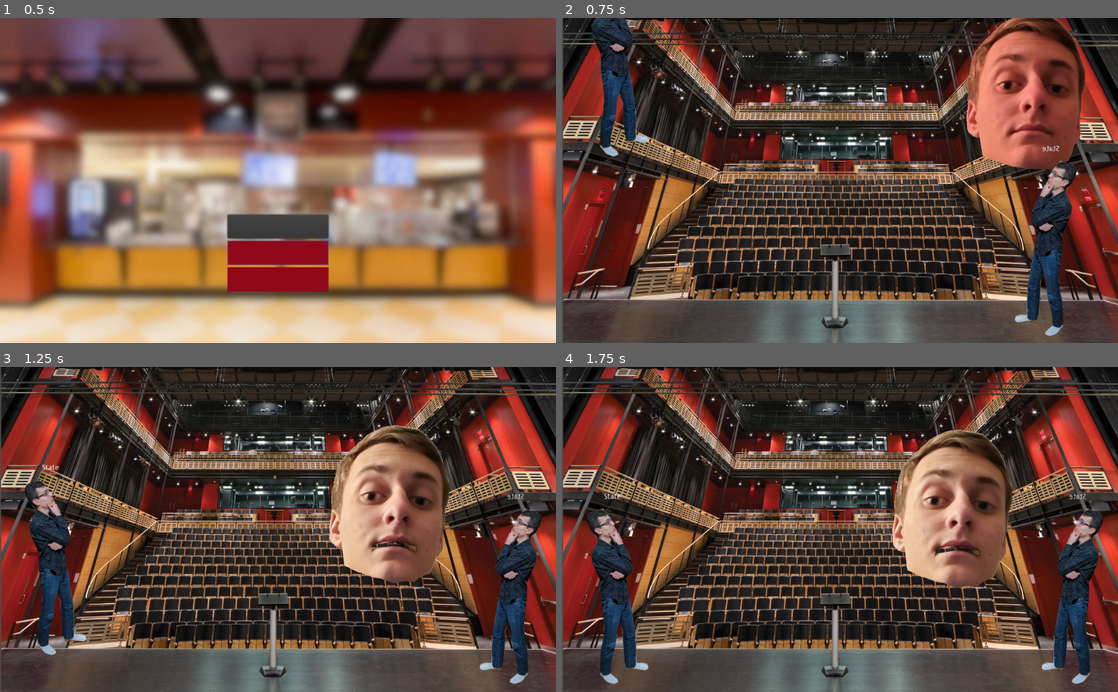
Above: before the commit, frames 1-4 (two rows, left to right).
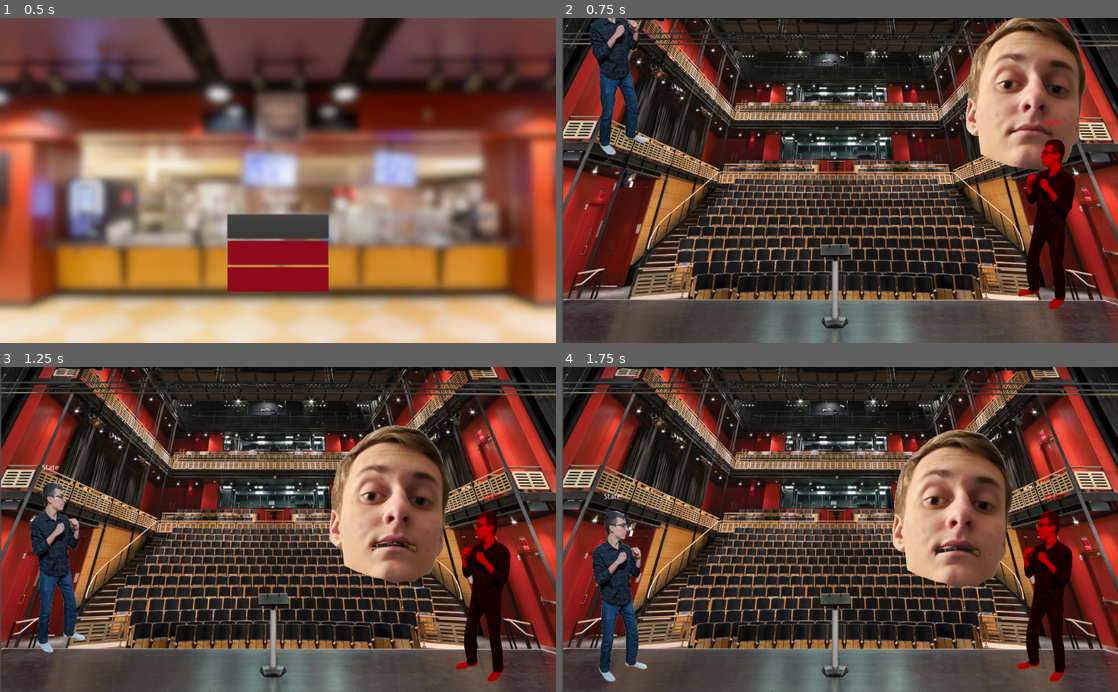
Above: after the commit, the same moments.

Repository: Apexal/wrathskeller
Game: Godot game, scene res://src/scenes/menu/Menu.tscn
The game is run twice, just before and just after one commit, with the same random seed, the same clock (stepped at 60 frames per second) and the same inputs.
Inputs (mouse positions are in pixels of both pictures, inside the frame that each line leads up to):
- Up to frame 1 (0.5 s): no input
- Up to frame 2 (0.75 s): click "Training" at 0.5 s
- Up to frame 3 (1.25 s): no input
- Up to frame 4 (1.75 s): move the mouse to (962, 513) at 1.27 s

Frame 1 is identical in both runs. In frame 2, 9.3% of the frame differs, in the area x 4-95%, y 0-98%; in frame 3, 6.4%; in frame 4, 6.4%.

Commit message:
Fix movement system quirks

Diff:
--- a/src/actors/npcs/head/Head.tscn
+++ b/src/actors/npcs/head/Head.tscn
@@ -4,9 +4,8 @@
 [ext_resource path="res://src/actors/npcs/head/sprites/close-mouth.png" type="Texture" id=2]
 [ext_resource path="res://src/actors/npcs/head/Head.gd" type="Script" id=3]
 
-[sub_resource type="CapsuleShape2D" id=10]
-radius = 108.0
-height = 68.0
+[sub_resource type="RectangleShape2D" id=14]
+extents = Vector2( 99.5, 111.5 )
 
 [sub_resource type="SpriteFrames" id=9]
 animations = [ {
@@ -79,8 +78,8 @@
 script = ExtResource( 3 )
 
 [node name="CollisionShape2D" type="CollisionShape2D" parent="."]
-position = Vector2( 0, 7.62939e-06 )
-shape = SubResource( 10 )
+position = Vector2( 5.5, 5.5 )
+shape = SubResource( 14 )
 
 [node name="AnimatedSprite" type="AnimatedSprite" parent="."]
 position = Vector2( -3, 6 )
--- a/src/actors/players/frank/Frank.tscn
+++ b/src/actors/players/frank/Frank.tscn
@@ -1,128 +1,119 @@
-[gd_scene load_steps=43 format=2]
+[gd_scene load_steps=13 format=2]
 
 [ext_resource path="res://src/actors/players/frank/sprites/frank2.png" type="Texture" id=1]
 [ext_resource path="res://src/actors/players/player.gd" type="Script" id=2]
 [ext_resource path="res://src/actors/attack.gd" type="Script" id=3]
+[ext_resource path="res://src/actors/players/frank/animation_state_machine.tres" type="AnimationNodeStateMachine" id=4]
 
-[sub_resource type="AnimationNodeAnimation" id=29]
-animation = "block"
+[sub_resource type="Animation" id=67]
+length = 0.2
+tracks/0/type = "value"
+tracks/0/path = NodePath("Sprite:frame")
+tracks/0/interp = 1
+tracks/0/loop_wrap = true
+tracks/0/imported = false
+tracks/0/enabled = true
+tracks/0/keys = {
+"times": PoolRealArray( 0, 0.1 ),
+"transitions": PoolRealArray( 1, 1 ),
+"update": 0,
+"values": [ 7, 8 ]
+}
+tracks/1/type = "value"
+tracks/1/path = NodePath("HurtArea/Bottom:shape:extents")
+tracks/1/interp = 1
+tracks/1/loop_wrap = true
+tracks/1/imported = false
+tracks/1/enabled = true
+tracks/1/keys = {
+"times": PoolRealArray( 0 ),
+"transitions": PoolRealArray( 1 ),
+"update": 0,
+"values": [ Vector2( 44, 75.1703 ) ]
+}
+tracks/2/type = "value"
+tracks/2/path = NodePath("BodyCollider:shape:extents")
+tracks/2/interp = 1
+tracks/2/loop_wrap = true
+tracks/2/imported = false
+tracks/2/enabled = true
+tracks/2/keys = {
+"times": PoolRealArray( 0 ),
+"transitions": PoolRealArray( 1 ),
+"update": 0,
+"values": [ Vector2( 39.5, 65.2793 ) ]
+}
 
-[sub_resource type="AnimationNodeAnimation" id=22]
-animation = "crouch"
+[sub_resource type="Animation" id=69]
+resource_name = "crouch"
+length = 0.5
+tracks/0/type = "value"
+tracks/0/path = NodePath("Sprite:frame")
+tracks/0/interp = 1
+tracks/0/loop_wrap = true
+tracks/0/imported = false
+tracks/0/enabled = true
+tracks/0/keys = {
+"times": PoolRealArray( 0 ),
+"transitions": PoolRealArray( 1 ),
+"update": 1,
+"values": [ 6 ]
+}
+tracks/1/type = "value"
+tracks/1/path = NodePath("HurtArea/Bottom:shape:extents")
+tracks/1/interp = 1
+tracks/1/loop_wrap = true
+tracks/1/imported = false
+tracks/1/enabled = true
+tracks/1/keys = {
+"times": PoolRealArray( 0 ),
+"transitions": PoolRealArray( 1 ),
+"update": 0,
+"values": [ Vector2( 44, 75.1703 ) ]
+}
+tracks/2/type = "value"
+tracks/2/path = NodePath("BodyCollider:shape:extents")
+tracks/2/interp = 1
+tracks/2/loop_wrap = true
+tracks/2/imported = false
+tracks/2/enabled = true
+tracks/2/keys = {
+"times": PoolRealArray( 0 ),
+"transitions": PoolRealArray( 1 ),
+"update": 0,
+"values": [ Vector2( 39.5, 65.2793 ) ]
+}
 
-[sub_resource type="AnimationNodeAnimation" id=50]
-animation = "crouch_walk"
+[sub_resource type="Animation" id=68]
+resource_name = "idle"
+length = 0.4
+loop = true
+tracks/0/type = "value"
+tracks/0/path = NodePath("Sprite:frame")
+tracks/0/interp = 1
+tracks/0/loop_wrap = true
+tracks/0/imported = false
+tracks/0/enabled = true
+tracks/0/keys = {
+"times": PoolRealArray( 0, 0.2 ),
+"transitions": PoolRealArray( 1, 1 ),
+"update": 1,
+"values": [ 7, 8 ]
+}
 
-[sub_resource type="AnimationNodeAnimation" id=33]
-animation = "hurt"
-
-[sub_resource type="AnimationNodeAnimation" id=15]
-animation = "idle"
-
-[sub_resource type="AnimationNodeAnimation" id=23]
-animation = "jump"
-
-[sub_resource type="AnimationNodeAnimation" id=54]
-animation = "kick"
-
-[sub_resource type="AnimationNodeAnimation" id=16]
-animation = "punch"
-
-[sub_resource type="AnimationNodeAnimation" id=45]
-animation = "walk"
-
-[sub_resource type="AnimationNodeStateMachineTransition" id=17]
-
-[sub_resource type="AnimationNodeStateMachineTransition" id=18]
-switch_mode = 2
-auto_advance = true
-
-[sub_resource type="AnimationNodeStateMachineTransition" id=24]
-
-[sub_resource type="AnimationNodeStateMachineTransition" id=25]
-
-[sub_resource type="AnimationNodeStateMachineTransition" id=26]
-
-[sub_resource type="AnimationNodeStateMachineTransition" id=27]
-
-[sub_resource type="AnimationNodeStateMachineTransition" id=30]
-
-[sub_resource type="AnimationNodeStateMachineTransition" id=31]
-switch_mode = 2
-auto_advance = true
-
-[sub_resource type="AnimationNodeStateMachineTransition" id=34]
-
-[sub_resource type="AnimationNodeStateMachineTransition" id=35]
-
-[sub_resource type="AnimationNodeStateMachineTransition" id=36]
-
-[sub_resource type="AnimationNodeStateMachineTransition" id=37]
-
-[sub_resource type="AnimationNodeStateMachineTransition" id=38]
-
-[sub_resource type="AnimationNodeStateMachineTransition" id=43]
-switch_mode = 2
-auto_advance = true
-
-[sub_resource type="AnimationNodeStateMachineTransition" id=46]
-
-[sub_resource type="AnimationNodeStateMachineTransition" id=47]
-
-[sub_resource type="AnimationNodeStateMachineTransition" id=48]
-
-[sub_resource type="AnimationNodeStateMachineTransition" id=51]
-
-[sub_resource type="AnimationNodeStateMachineTransition" id=52]
-
-[sub_resource type="AnimationNodeStateMachineTransition" id=55]
-
-[sub_resource type="AnimationNodeStateMachineTransition" id=56]
-switch_mode = 2
-auto_advance = true
-
-[sub_resource type="AnimationNodeStateMachineTransition" id=57]
-
-[sub_resource type="AnimationNodeStateMachineTransition" id=58]
-
-[sub_resource type="AnimationNodeStateMachineTransition" id=59]
-
-[sub_resource type="AnimationNodeStateMachine" id=13]
-states/block/node = SubResource( 29 )
-states/block/position = Vector2( 420, 145 )
-states/crouch/node = SubResource( 22 )
-states/crouch/position = Vector2( 420, 303 )
-states/crouch_walk/node = SubResource( 50 )
-states/crouch_walk/position = Vector2( 181, 303 )
-states/hurt/node = SubResource( 33 )
-states/hurt/position = Vector2( 647, 454 )
-states/idle/node = SubResource( 15 )
-states/idle/position = Vector2( 647, 145 )
-states/jump/node = SubResource( 23 )
-states/jump/position = Vector2( 880, 303 )
-states/kick/node = SubResource( 54 )
-states/kick/position = Vector2( 1234, 303 )
-states/punch/node = SubResource( 16 )
-states/punch/position = Vector2( 880, 145 )
-states/walk/node = SubResource( 45 )
-states/walk/position = Vector2( 647, -36 )
-transitions = [ "idle", "punch", SubResource( 17 ), "punch", "idle", SubResource( 18 ), "idle", "crouch", SubResource( 24 ), "crouch", "idle", SubResource( 25 ), "idle", "jump", SubResource( 26 ), "jump", "idle", SubResource( 27 ), "idle", "block", SubResource( 30 ), "block", "idle", SubResource( 31 ), "block", "hurt", SubResource( 34 ), "idle", "hurt", SubResource( 35 ), "crouch", "hurt", SubResource( 36 ), "jump", "hurt", SubResource( 37 ), "punch", "hurt", SubResource( 38 ), "hurt", "idle", SubResource( 43 ), "idle", "walk", SubResource( 46 ), "walk", "idle", SubResource( 47 ), "walk", "hurt", SubResource( 48 ), "crouch", "crouch_walk", SubResource( 51 ), "crouch_walk", "crouch", SubResource( 52 ), "idle", "kick", SubResource( 55 ), "kick", "idle", SubResource( 56 ), "jump", "kick", SubResource( 57 ), "kick", "jump", SubResource( 58 ), "punch", "jump", SubResource( 59 ) ]
-start_node = "idle"
-graph_offset = Vector2( 89, -90 )
-
-[sub_resource type="AnimationNodeStateMachinePlayback" id=14]
+[sub_resource type="AnimationNodeStateMachinePlayback" id=66]
 
 [sub_resource type="RectangleShape2D" id=60]
-extents = Vector2( 33, 139.46 )
+extents = Vector2( 39.5, 65.2793 )
 
 [sub_resource type="RectangleShape2D" id=61]
 extents = Vector2( 35, 20.8253 )
 
-[sub_resource type="CircleShape2D" id=62]
-radius = 24.3239
+[sub_resource type="RectangleShape2D" id=64]
+extents = Vector2( 28, 49.949 )
 
 [sub_resource type="RectangleShape2D" id=63]
-extents = Vector2( 45.5, 106.821 )
+extents = Vector2( 44, 75.1703 )
 
 [node name="Frank" type="KinematicBody2D"]
 position = Vector2( 100, 394 )
@@ -130,20 +121,25 @@
 script = ExtResource( 2 )
 
 [node name="AnimationPlayer" type="AnimationPlayer" parent="."]
+anims/RESET = SubResource( 67 )
+anims/crouch = SubResource( 69 )
+anims/idle = SubResource( 68 )
 
 [node name="AnimationTree" type="AnimationTree" parent="."]
-tree_root = SubResource( 13 )
+tree_root = ExtResource( 4 )
 anim_player = NodePath("../AnimationPlayer")
-parameters/playback = SubResource( 14 )
+active = true
+parameters/playback = SubResource( 66 )
 
 [node name="Sprite" type="Sprite" parent="."]
 position = Vector2( 0, 4.94537 )
 scale = Vector2( 0.376866, 0.372751 )
 texture = ExtResource( 1 )
 hframes = 9
+frame = 7
 
 [node name="BodyCollider" type="CollisionShape2D" parent="."]
-position = Vector2( -9.99999, 15.8253 )
+position = Vector2( 12.5, 90.0063 )
 scale = Vector2( 0.999999, 1 )
 shape = SubResource( 60 )
 
@@ -157,12 +153,15 @@
 
 [node name="Top" type="CollisionShape2D" parent="HurtArea"]
 modulate = Color( 0.301961, 0.298039, 0.988235, 1 )
-position = Vector2( -16, -110.777 )
-shape = SubResource( 62 )
+position = Vector2( -16.25, -71.7082 )
+scale = Vector2( 0.999999, 1 )
+shape = SubResource( 64 )
+disabled = true
 
 [node name="Bottom" type="CollisionShape2D" parent="HurtArea"]
 modulate = Color( 0.301961, 0.298039, 0.988235, 1 )
-position = Vector2( -14.5, 36.596 )
+position = Vector2( 9, 93.9628 )
+scale = Vector2( 0.999999, 1 )
 shape = SubResource( 63 )
 
 [node name="AudioPlayer" type="AudioStreamPlayer2D" parent="."]
--- /dev/null
+++ b/src/actors/players/frank/animation_state_machine.tres
@@ -0,0 +1,20 @@
+[gd_resource type="AnimationNodeStateMachine" load_steps=5 format=2]
+
+[sub_resource type="AnimationNodeAnimation" id=2]
+animation = "crouch"
+
+[sub_resource type="AnimationNodeAnimation" id=1]
+animation = "idle"
+
+[sub_resource type="AnimationNodeStateMachineTransition" id=3]
+
+[sub_resource type="AnimationNodeStateMachineTransition" id=4]
+
+[resource]
+states/crouch/node = SubResource( 2 )
+states/crouch/position = Vector2( 557, 198 )
+states/idle/node = SubResource( 1 )
+states/idle/position = Vector2( 557, 81 )
+transitions = [ "idle", "crouch", SubResource( 3 ), "crouch", "idle", SubResource( 4 ) ]
+start_node = "idle"
+graph_offset = Vector2( -15, -64 )
--- a/src/actors/players/player.gd
+++ b/src/actors/players/player.gd
@@ -36,19 +36,31 @@
 		-1 if is_on_floor() and Input.is_action_just_pressed(_player_input("jump")) else (1.0 if Input.is_action_pressed(_player_input("down")) else 0.0)
 	)
 
+	# (0, 1) crouch
+	# (0, -1) jump
+	# (0, 0) in air
+	# (0, 1) in air if holding down
+
 func _handle_movement(input_dir: Vector2) -> void:
 	"""Given the current input direction and current move state, apply the proper move state and velocity."""
-	if input_dir.y == -1:
-		_velocity.y = input_dir.y * speed.y
-		_current_move_state = MOVE_STATE.JUMPING
+
+	if input_dir.y == -1: # If attempting to JUMP
+		if _current_move_state != MOVE_STATE.CROUCHING:
+			# Only jump if not crouching
+			_velocity.y = input_dir.y * speed.y
+			_current_move_state = MOVE_STATE.JUMPING
 	elif input_dir.y == 1:
-		if _current_move_state != MOVE_STATE.JUMPING:
+		# Otherwise, if attempting to crouch
+		# only crouch if not jumping, or landing from a jump
+		if _current_move_state != MOVE_STATE.JUMPING or (_current_move_state == MOVE_STATE.JUMPING and is_on_floor()):
 			_current_move_state = MOVE_STATE.CROUCHING
 			_velocity.x = 0.0
 	else:
+		# If mid-air, can't change velocity
 		if _current_move_state == MOVE_STATE.JUMPING and not is_on_floor():
 			return
 
+		# Apply movement and idle
 		if input_dir.x != 0.0:
 			_velocity.x = input_dir.x * speed.x
 			_current_move_state = MOVE_STATE.WALKING
@@ -58,12 +70,16 @@
 
 func _handle_animation() -> void:
 	"""Based on the previous state and current state, travel to the proper animation state."""
-	pass
+	if _current_move_state == MOVE_STATE.IDLING or _current_move_state == MOVE_STATE.WALKING:
+		state_machine.travel("idle")
+	elif _current_move_state == MOVE_STATE.CROUCHING:
+		state_machine.travel("crouch")
 
 func _process(delta: float) -> void:
 	var input_direction = _get_input_direction()
 
 	_handle_movement(input_direction)
+	_handle_animation()
 
 	if _last_move_state != _current_move_state:
 		$State.text = String(_current_move_state)
--- a/src/scenes/training/TrainingLevel.gd
+++ b/src/scenes/training/TrainingLevel.gd
@@ -15,6 +15,7 @@
 	player2.name = "Frank 2"
 	player2.player_number = 2
 	player2.position = $Player2StartPos.position
+	player2.modulate = Color("#ff0000")
 
 	player1.target_to_face = player2
 	player2.target_to_face = player1
